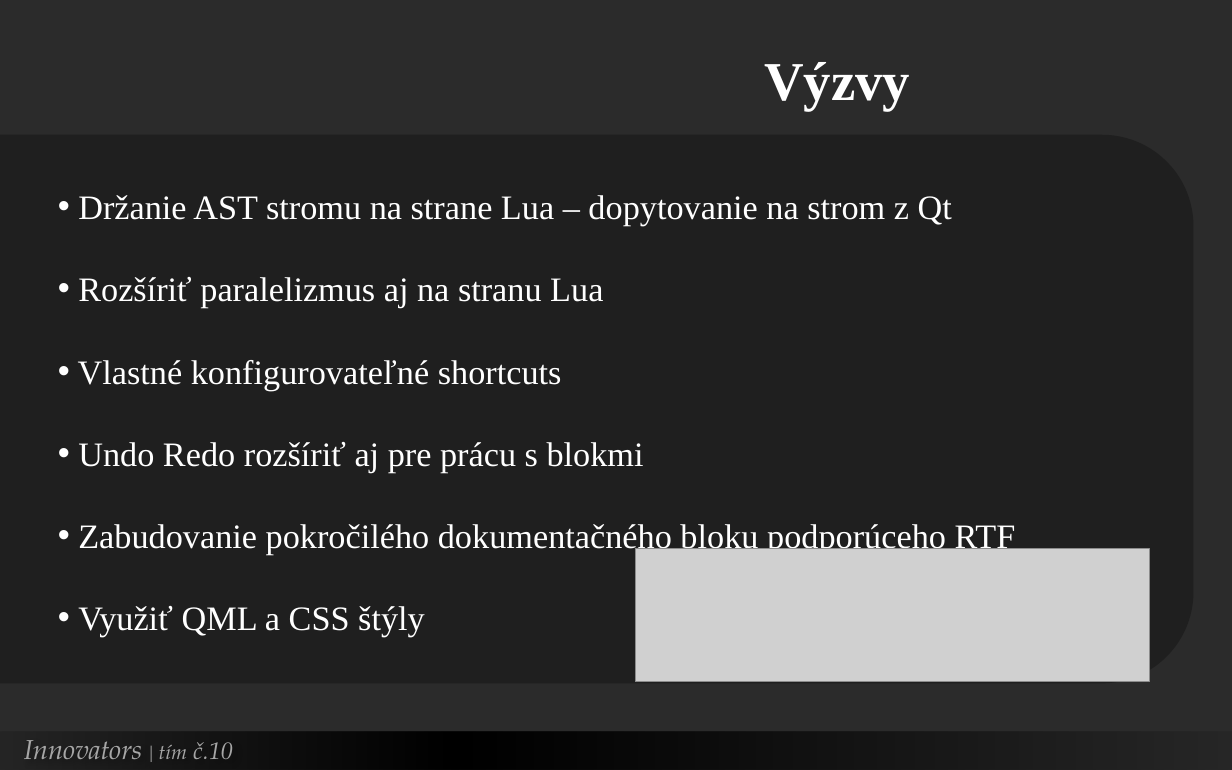
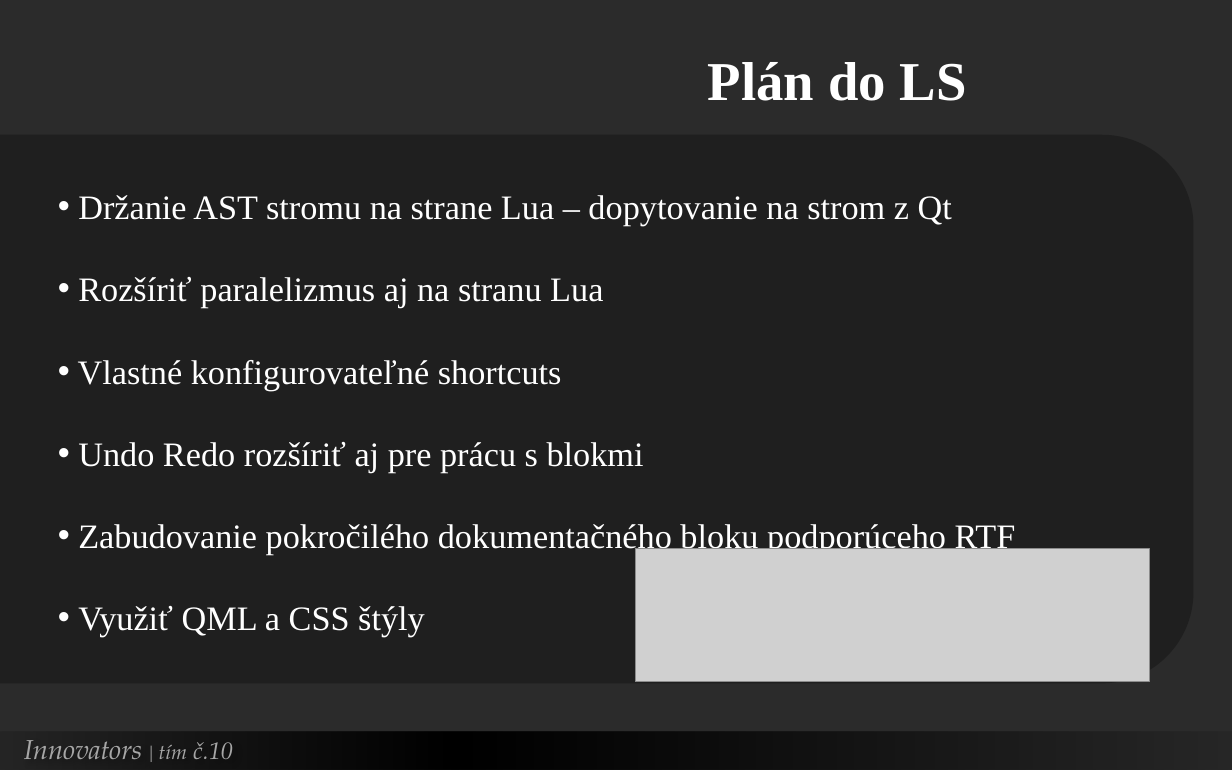
Before and after one commit to Innovators-Team10/Documentation, a slide deck: slide 14 of Dokumentacie/Ostatne/Innovators.pptx (slide 15 before the commit). Drawn at 1232x770 pixels with LibreOffice and Linux fonts; fonts in the diff are those of the drawing; grey boxes stand for pictures; background and template pictures are left out; a plain dark background stands for a picture behind light text. Boxes give left, top, right and bottom in pixels: in the first picture for what was removed or moved away, otherwise in the second. Text is boxed around its words. In the diff, an @@ line names an element or a change of style, - is before the commit and + after.

```diff
--- a/Dokumentacie/Ostatne/Innovators.pptx
+++ b/Dokumentacie/Ostatne/Innovators.pptx
@@ text at (708,62,967,101): text changed @@
-Výzvy
+Plán do LS
```
Also in this commit, not shown: 1 other slide changed.
